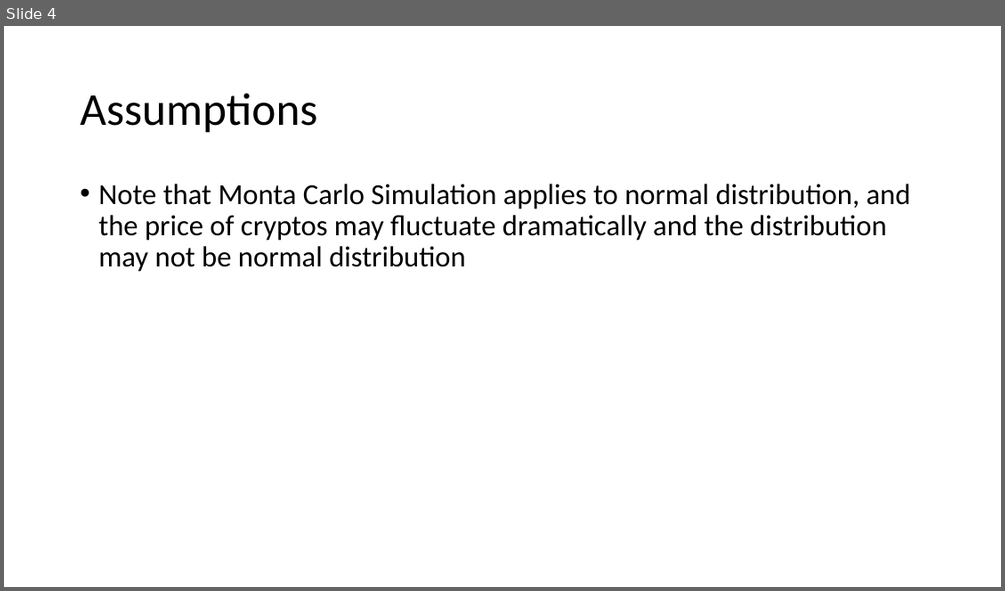
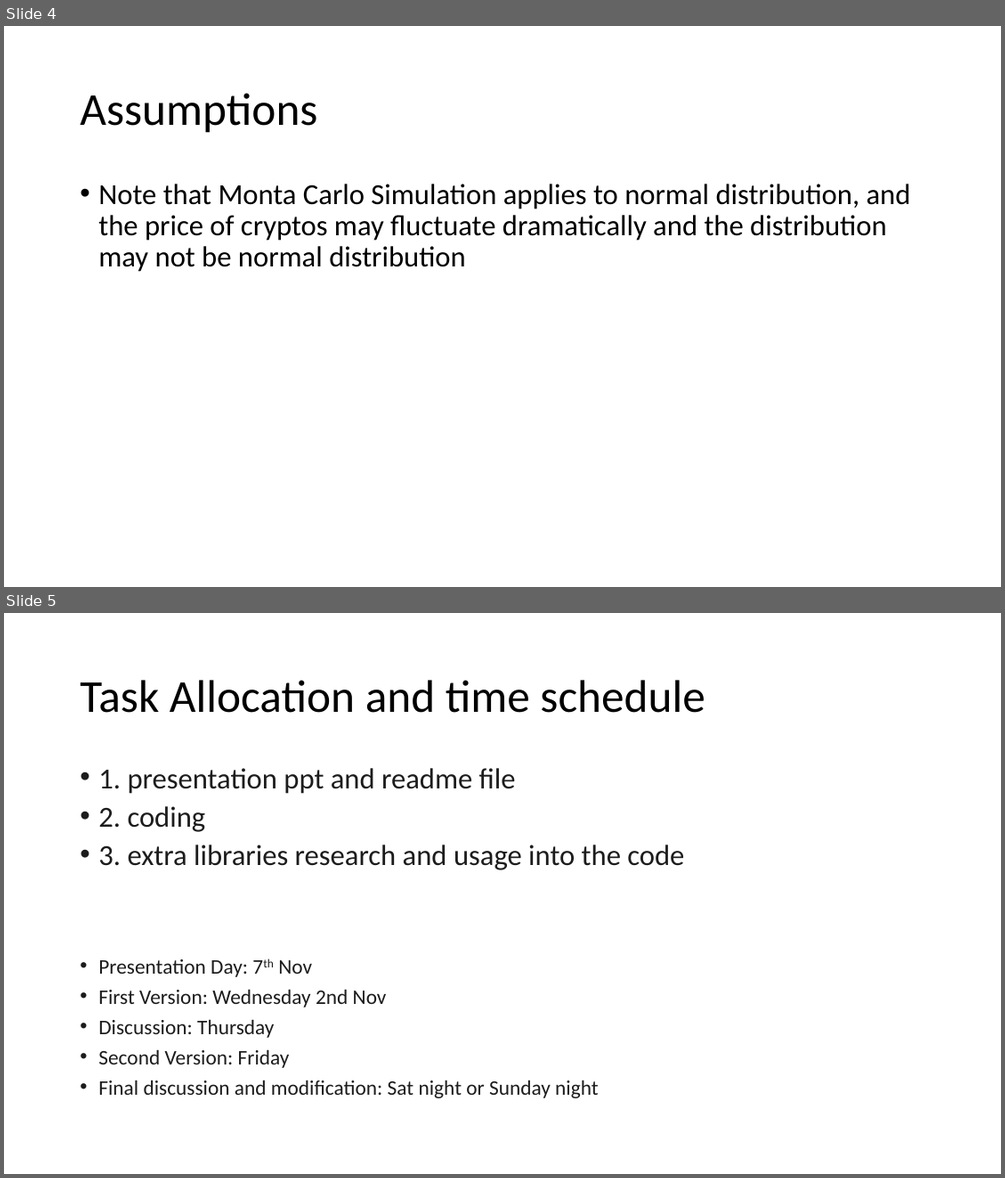
Before and after one commit to NavpreetNat/Crypto_Master, a slide deck: Presentation.pptx. Shown one above the other, each under a label of ours: slide 4 before the commit, slides 4 and 5 after it. The pictures are 1005x591 and 1005x1178 pixels, drawn with LibreOffice and Linux fonts; fonts in the diff are those of the drawing. Boxes give left, top, right and bottom in pixels: in the first picture for what was removed or moved away, otherwise in the second. Text is boxed around its words. In the diff, an @@ line names an element or a change of style, - is before the commit and + after.

```diff
--- a/Presentation.pptx
+++ b/Presentation.pptx
@@ slide 5 added at box(4, 613, 1001, 1174), background #FFFFFF @@
@@ title added at box(80, 680, 704, 713), 44 pt, text #000000 @@
+Task Allocation and time schedule
@@ text added at box(98, 768, 684, 1098), 20 pt, text #1D1C1D @@
+• 1. presentation ppt and readme file
+• 2. coding
+• 3. extra libraries research and usage into the code
+• Presentation Day: 7th Nov
+• First Version: Wednesday 2nd Nov
+• Discussion: Thursday
+• Second Version: Friday
+• Final discussion and modification: Sat night or Sunday night
```
Also in this commit, not shown: 9 other files.
